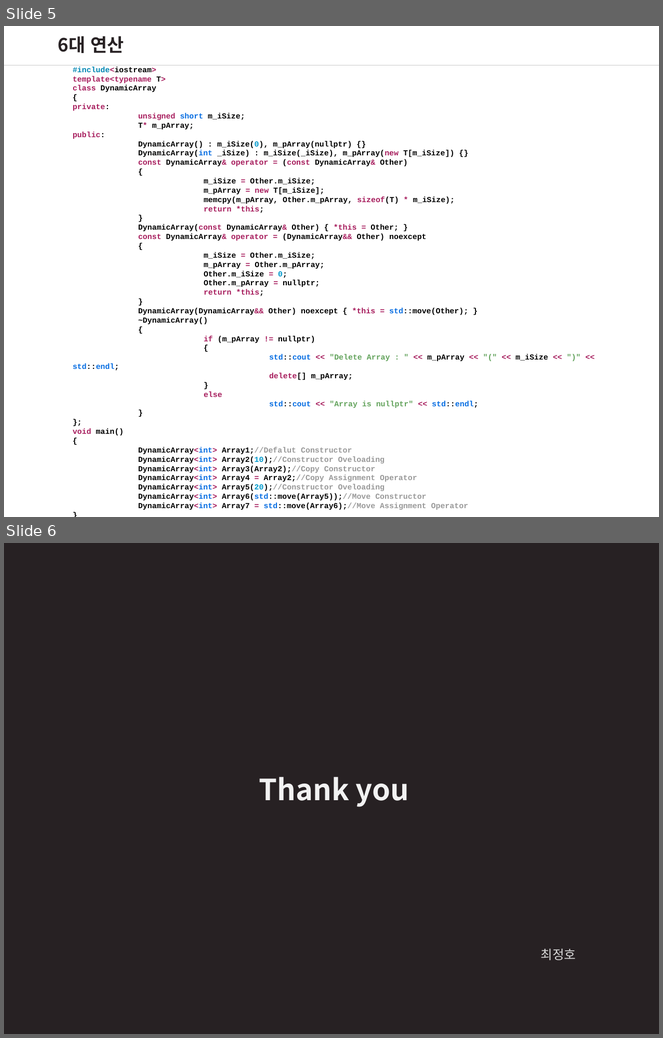
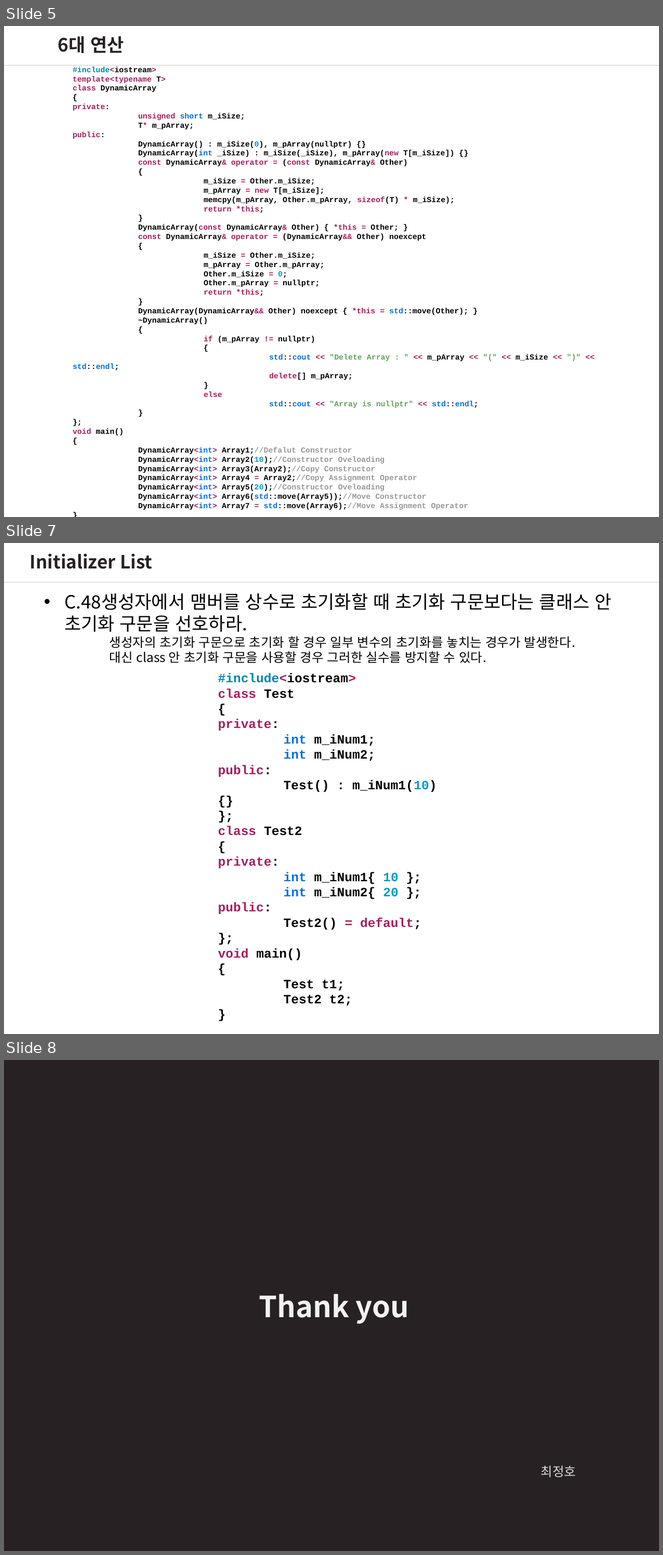
Before and after one commit to wjdgh2910a/CPP_Core_Guidelines_Study, a slide deck: CoreGuideLinesStudy_2.pptx. Shown one above the other, each under a label of ours: slides 5 and 6 before the commit, slides 5, 7 and 8 after it; the slides between them are not shown. The pictures are 663x1038 and 663x1555 pixels, drawn with LibreOffice and Linux fonts; fonts in the diff are those of the drawing. Boxes give left, top, right and bottom in pixels: in the first picture for what was removed or moved away, otherwise in the second. Text is boxed around its words. In the diff, an @@ line names an element or a change of style, - is before the commit and + after.

```diff
--- a/CoreGuideLinesStudy_2.pptx
+++ b/CoreGuideLinesStudy_2.pptx
@@ slide 7 added at [4,543,659,1034], background #FFFFFF @@
@@ text added at [30,553,152,569], 20 pt, text #272123, bold @@
+Initializer List
@@ line added from (659, 583) to (4, 583), #A6A6A6 0.75 pt @@
@@ text added at [64,593,611,663], 14 pt, text #000000 @@
+• C.48생성자에서 맴버를 상수로 초기화할 때 초기화 구문보다는 클래스 안 초기화 구문을 선호하라.
+생성자의 초기화 구문으로 초기화 할 경우 일부 변수의 초기화를 놓치는 경우가 발생한다.
+대신 class 안 초기화 구문을 사용할 경우 그러한 실수를 방지할 수 있다.
@@ text added at [218,673,437,1006], 14 pt, text #010101, bold @@
+#include<iostream>
+class Test
+{
+private:
+int m_iNum1;
+int m_iNum2;
+public:
+Test() : m_iNum1(10){}
+};
+class Test2
+{
+private:
+int m_iNum1{ 10 };
+int m_iNum2{ 20 };
+public:
+Test2() = default;
+};
+void main()
+{
+Test t1;
+Test2 t2;
+}
@@ what was slide 6 is now slide 8 @@
```
Also in this commit, not shown: 1 other slide added.
